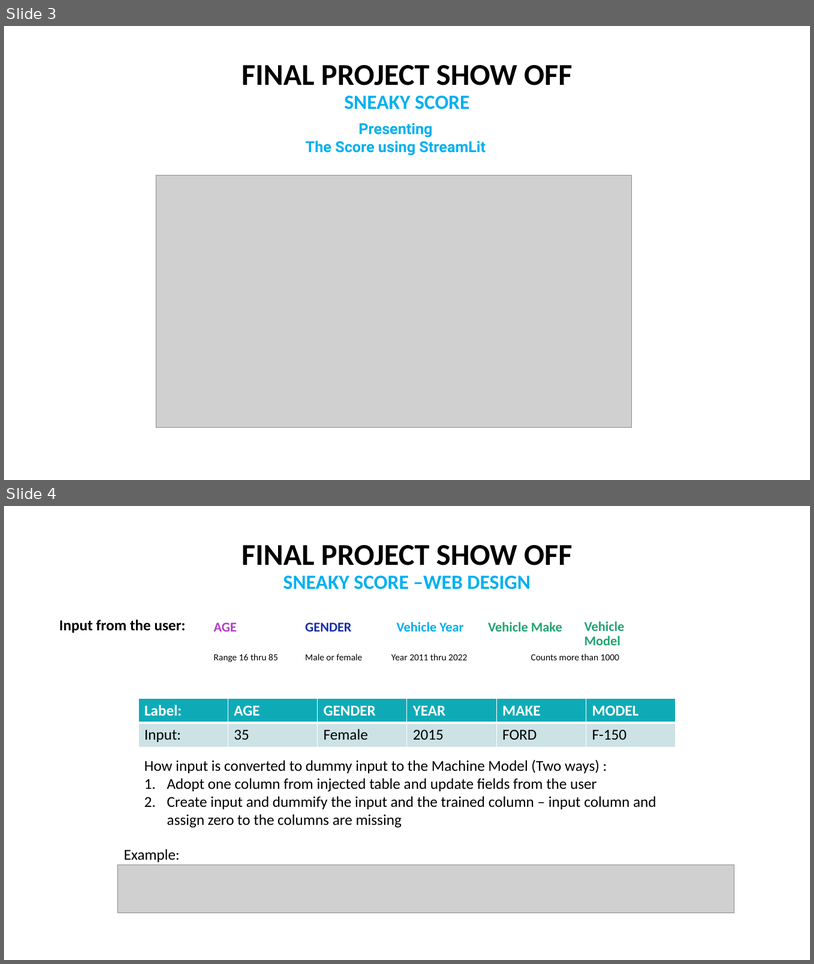
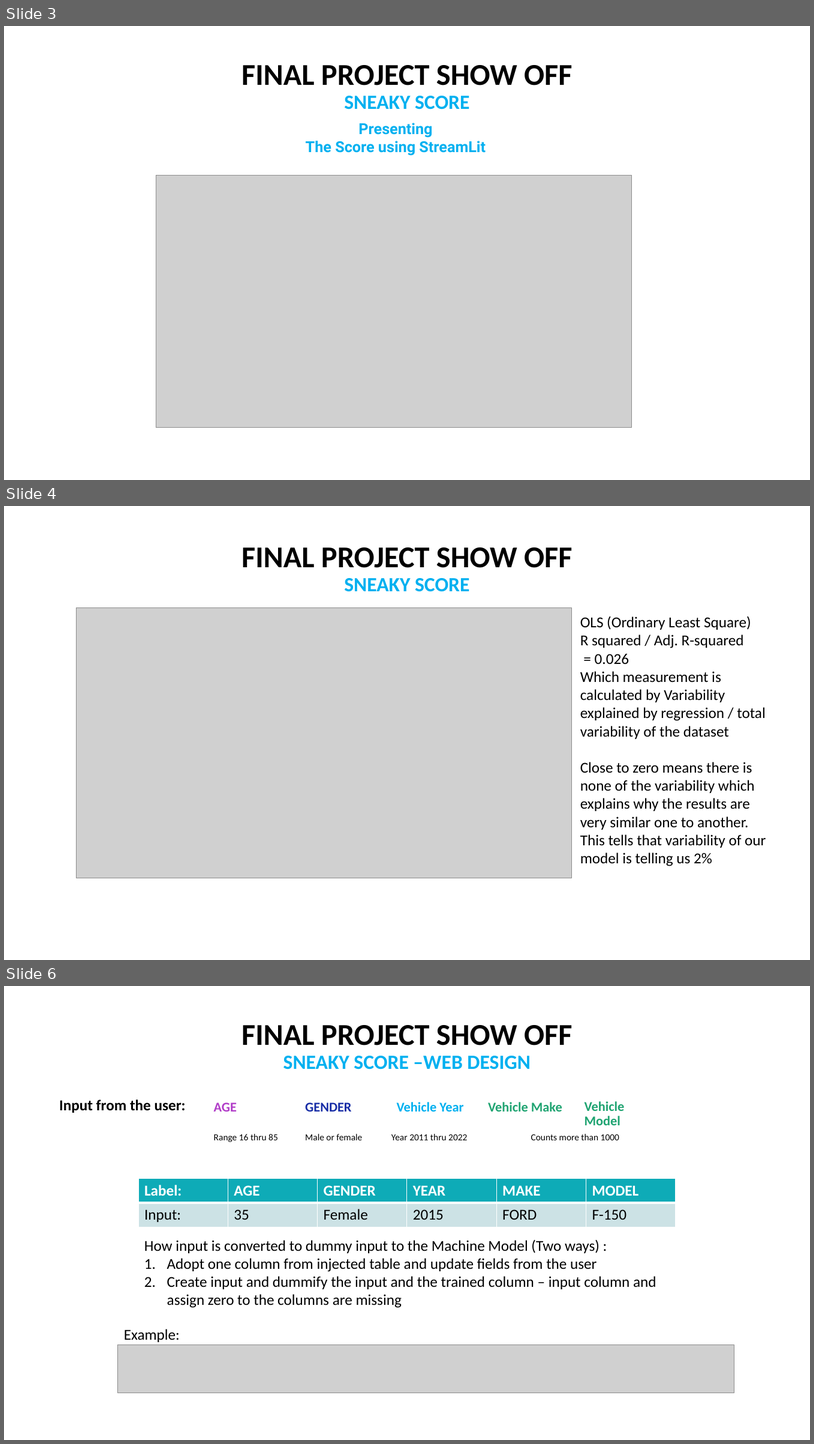
Before and after one commit to sonmiannkim/SneakyScore, a slide deck: FINAL_PROJECT_Web.pptx. Shown one above the other, each under a label of ours: slides 3 and 4 before the commit, slides 3, 4 and 6 after it; the slides between them are not shown. The pictures are 814x964 and 814x1444 pixels, drawn with LibreOffice and Linux fonts; fonts in the diff are those of the drawing; grey boxes stand for pictures. Boxes give left, top, right and bottom in pixels: in the first picture for what was removed or moved away, otherwise in the second. Text is boxed around its words. In the diff, an @@ line names an element or a change of style, - is before the commit and + after.

```diff
--- a/FINAL_PROJECT_Web.pptx
+++ b/FINAL_PROJECT_Web.pptx
@@ slide 4 added at box(4, 506, 810, 960), background #FFFFFF @@
@@ title added at box(242, 547, 572, 592), 36 pt, text #000000, bold @@
+FINAL PROJECT SHOW OFF
+SNEAKY SCORE
@@ picture added at box(77, 607, 572, 878) @@
@@ text added at box(581, 616, 766, 866), 18 pt, text #000000 @@
+OLS (Ordinary Least Square)
+R squared / Adj. R-squared
+= 0.026
+Which measurement is calculated by Variability explained by regression / total variability of the dataset
+Close to zero means there is none of the variability which explains why the results are very similar one to another.
+This tells that variability of our model is telling us 2%
@@ what was slide 4 is now slide 6 @@
```
Also in this commit, not shown: 2 slides changed, 1 other slide added.
